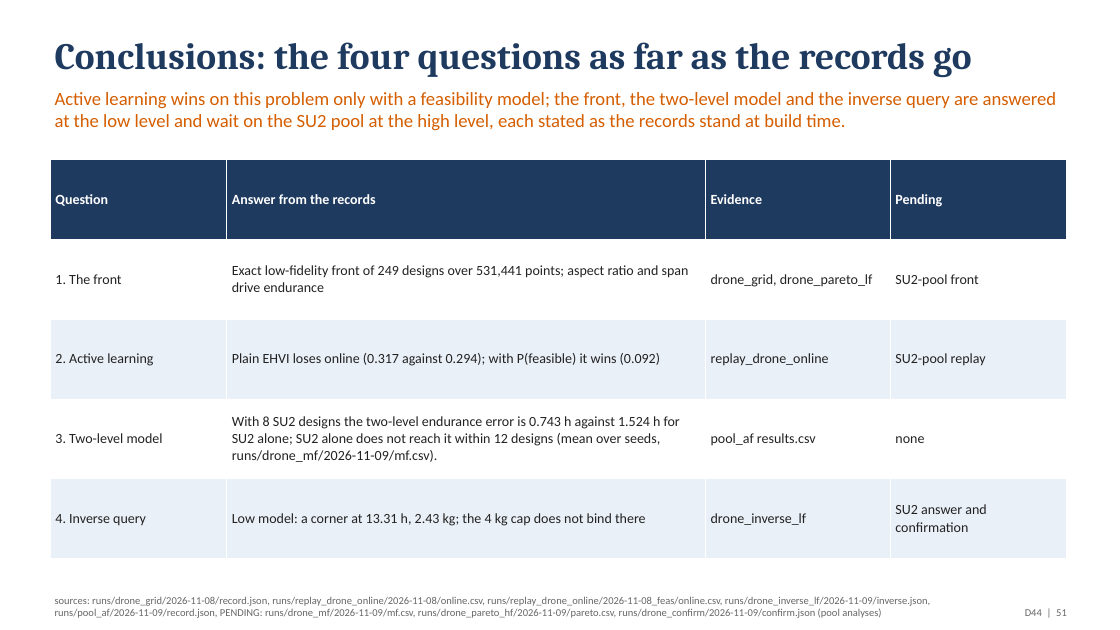
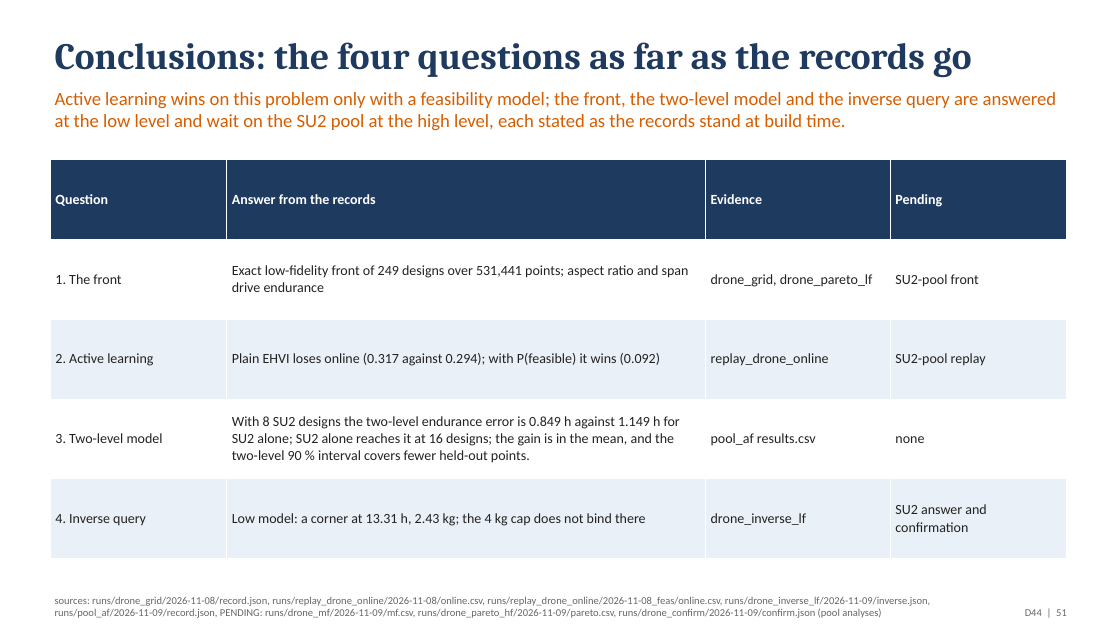
Before and after one commit to emarinhoss/ai-engineering, a slide deck: slide 51 of docs/talk/deck_drone.pptx. Drawn at 1120x630 pixels with LibreOffice and Linux fonts; fonts in the diff are those of the drawing. Boxes give left, top, right and bottom in pixels: in the first picture for what was removed or moved away, otherwise in the second. Text is boxed around its words. In the diff, an @@ line names an element or a change of style, - is before the commit and + after.

```diff
--- a/docs/talk/deck_drone.pptx
+++ b/docs/talk/deck_drone.pptx
@@ table at (50,160,1067,559) @@
-row 4, column 2: With 8 SU2 designs the two-level endurance error is 0.743 h against 1.524 h for SU2 alone; SU2 alone does not reach it within 12 designs (mean over seeds, runs/drone_mf/2026-11-09/mf.csv).
+row 4, column 2: With 8 SU2 designs the two-level endurance error is 0.849 h against 1.149 h for SU2 alone; SU2 alone reaches it at 16 designs; the gain is in the mean, and the two-level 90 % interval covers fewer held-out points.
```
Also in this commit, not shown: 11 other slides changed, 6 other files.
